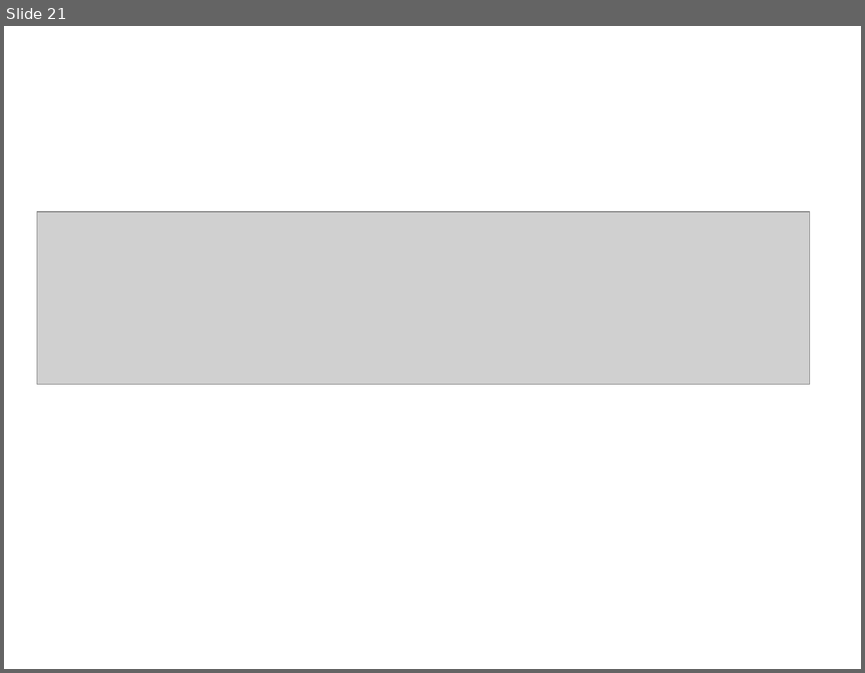
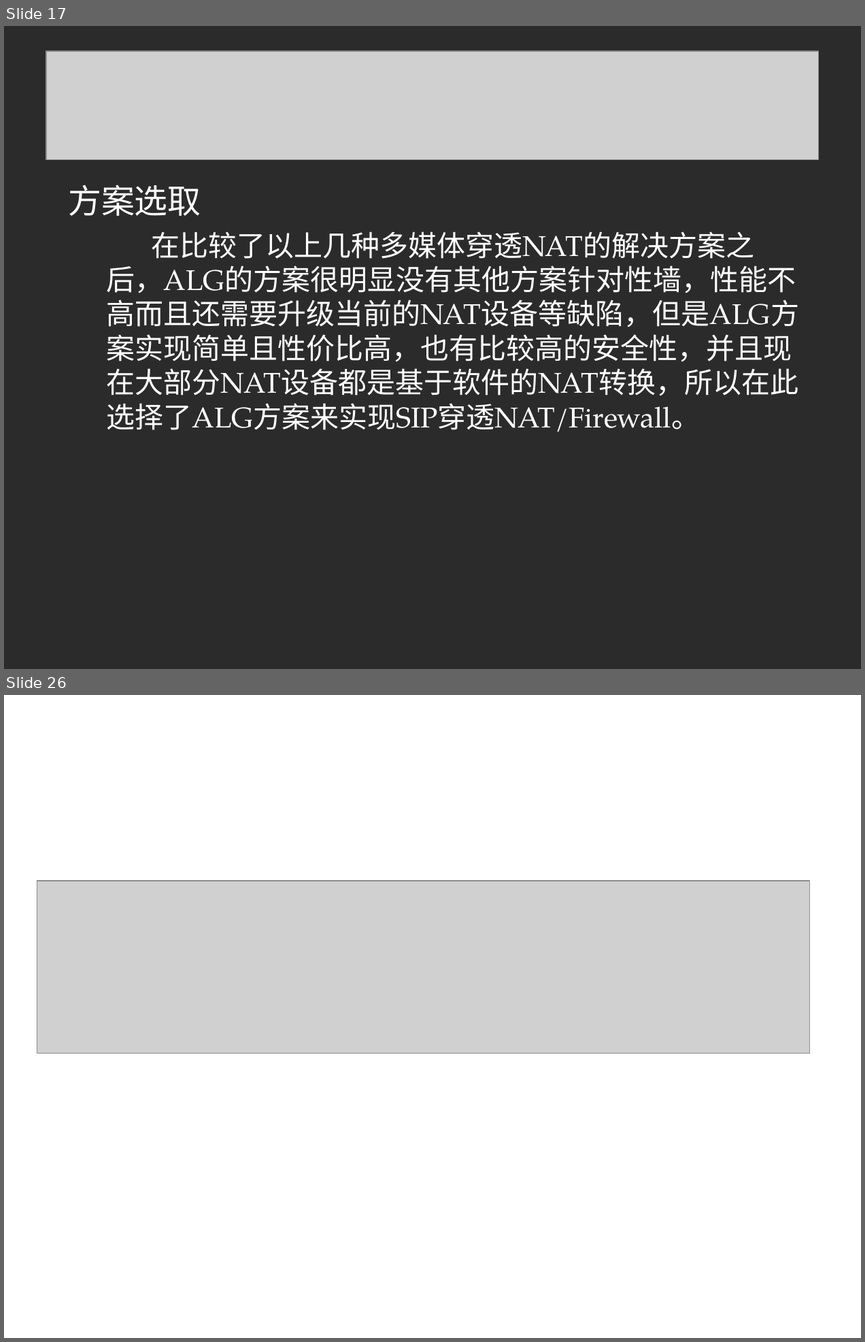
Before and after one commit to linuxsky/sip-alg, a slide deck: design-documents/SIP-ALG解决方案答辩.ppt. Shown one above the other, each under a label of ours: slide 21 before the commit, slides 17 and 26 after it; the slides between them are not shown. The pictures are 865x673 and 865x1342 pixels, drawn with LibreOffice and Linux fonts; fonts in the diff are those of the drawing; grey boxes stand for pictures; background and template pictures are left out; a plain dark background stands for a picture behind light text. Boxes give left, top, right and bottom in pixels: in the first picture for what was removed or moved away, otherwise in the second. Text is boxed around its words. In the diff, an @@ line names an element or a change of style, - is before the commit and + after.

```diff
--- a/design-documents/SIP-ALG解决方案答辩.ppt
+++ b/design-documents/SIP-ALG解决方案答辩.ppt
@@ slide 17 added at <box>4,26,861,669</box>, background picture (left out) @@
@@ picture added at <box>46,51,818,160</box> @@
@@ text added at <box>68,184,799,431</box>, 24 pt, text #FFFFFF @@
+方案选取
+在比较了以上几种多媒体穿透NAT的解决方案之后，ALG的方案很明显没有其他方案针对性墙，性能不高而且还需要升级当前的NAT设备等缺陷，但是ALG方案实现简单且性价比高，也有比较高的安全性，并且现在大部分NAT设备都是基于软件的NAT转换，所以在此选择了ALG方案来实现SIP穿透NAT/Firewall。
@@ what was slide 21 is now slide 26 @@
```
Also in this commit, not shown: 2 slides changed, 23 other slides added, 18 slides removed.
